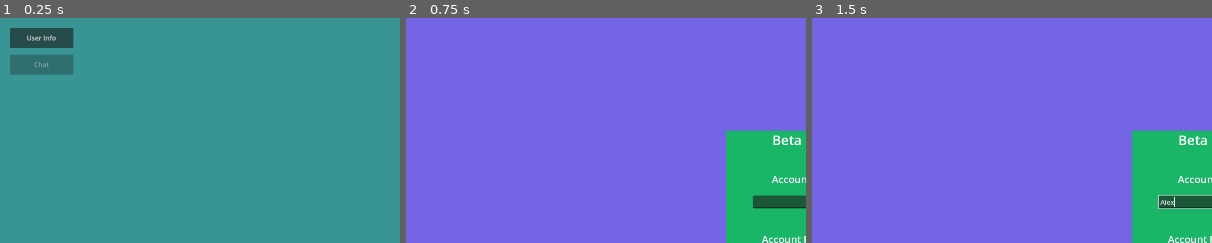
Above: before the commit, frames 1-3 (left to right).
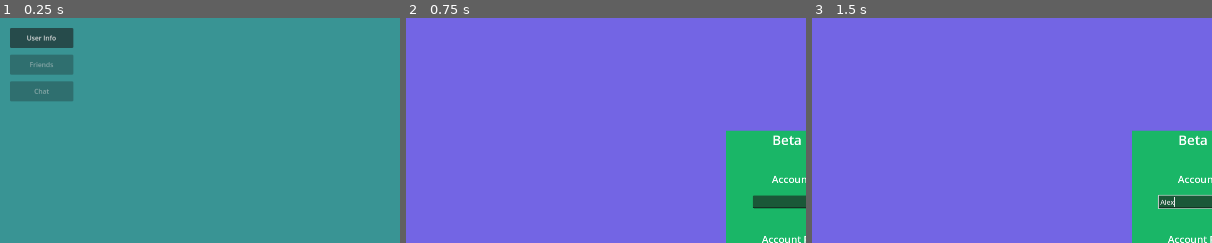
Above: after the commit, the same moments.

Repository: Delfi1/World5
Game: Godot game, scene res://Forum/ForumWindow.tscn
The game is run twice, just before and just after one commit, with the same random seed, the same clock (stepped at 60 frames per second) and the same inputs. This scene is started directly instead of the project's main scene.
Inputs (mouse positions are % of the whole screen's width and height, from its top left):
- Up to frame 1 (0.25 s): no input
- Up to frame 2 (0.75 s): click "User Info" at 0.5 s
- Up to frame 3 (1.5 s): click (50, 41) at 1.27 s; type "Alex" at 1.35 s
The pictures show only the part of the screen within x 0-50%, y 0-50%; the shares and areas given below are measured in that part.

The runs differ from the first frame. In frame 1, 1.5% of the frame differs, in the area x 2-19%, y 19-37%; in frame 2, nothing differs; in frame 3, nothing differs.
Error in both runs: Attempt to call function 'get_as_text' in base 'null instance' on a null instance. (res://World/Data.gd:33)

Commit message:
version 0.0.2.2

Diff:
--- a/Forum/Forum.tscn
+++ b/Forum/Forum.tscn
@@ -28,12 +28,21 @@
 offset_bottom = 72.0
 text = "User Info"
 
-[node name="Chat" type="Button" parent="."]
+[node name="Friends" type="Button" parent="."]
 layout_mode = 0
 offset_left = 24.0
 offset_top = 88.0
 offset_right = 176.0
 offset_bottom = 136.0
+disabled = true
+text = "Friends"
+
+[node name="Chat" type="Button" parent="."]
+layout_mode = 0
+offset_left = 24.0
+offset_top = 152.0
+offset_right = 176.0
+offset_bottom = 200.0
 disabled = true
 text = "Chat"
 
@@ -50,5 +59,4 @@
 text = "Close"
 
 [connection signal="pressed" from="Info" to="." method="_on_info_pressed"]
-[connection signal="pressed" from="Chat" to="." method="_on_info_pressed"]
 [connection signal="pressed" from="Close" to="." method="_on_close_pressed"]
--- a/Main/main.gd
+++ b/Main/main.gd
@@ -127,6 +127,7 @@
 
 	OS.alert("Update was installed! Restarting...", "Updater")
 	OS.execute(OS.get_executable_path(), [])
+	await get_tree().create_timer(0.5).timeout
 	get_tree().quit()
 
 
--- a/World/Core.gd
+++ b/World/Core.gd
@@ -1,6 +1,6 @@
 extends Node
 
-var Version = "0.0.2.1"
+var Version = "0.0.2.2"
 
 var UUID = null
 
Not shown, changed: Export/version.txt
Not shown, changed: Export/World.pck
